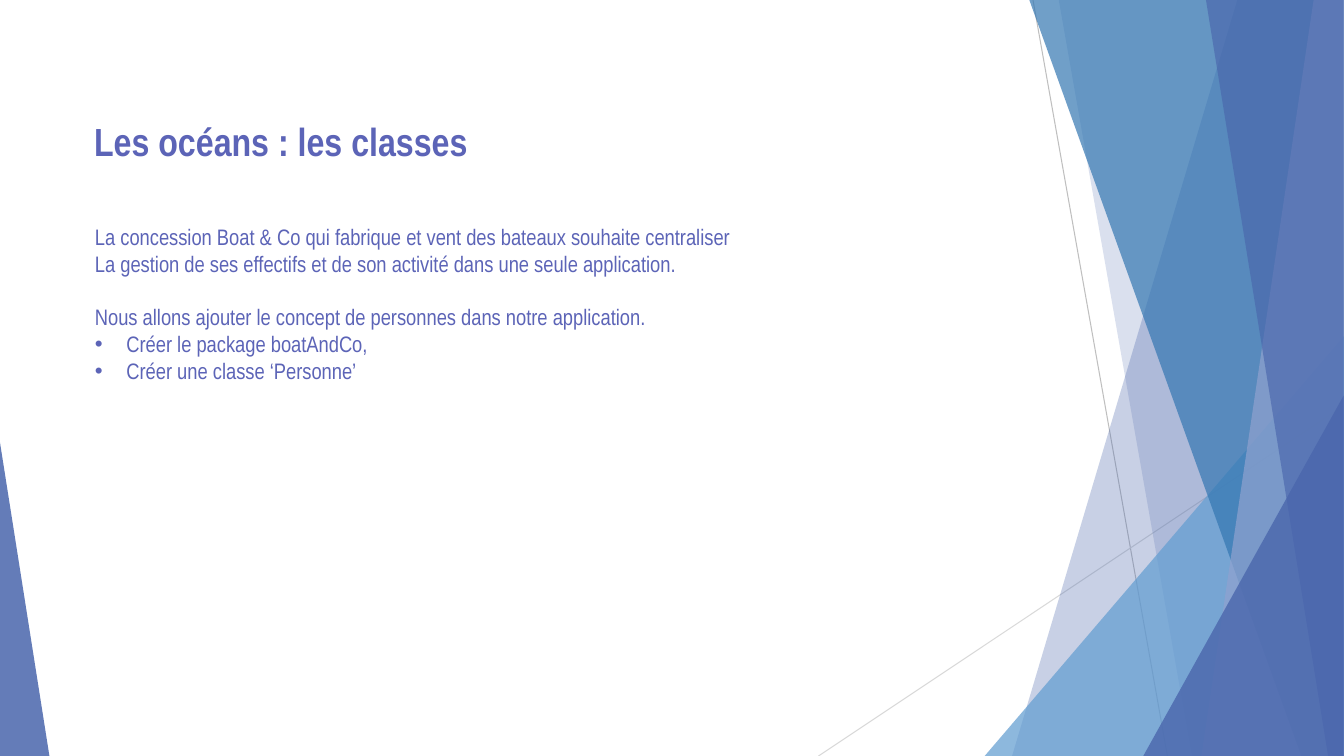
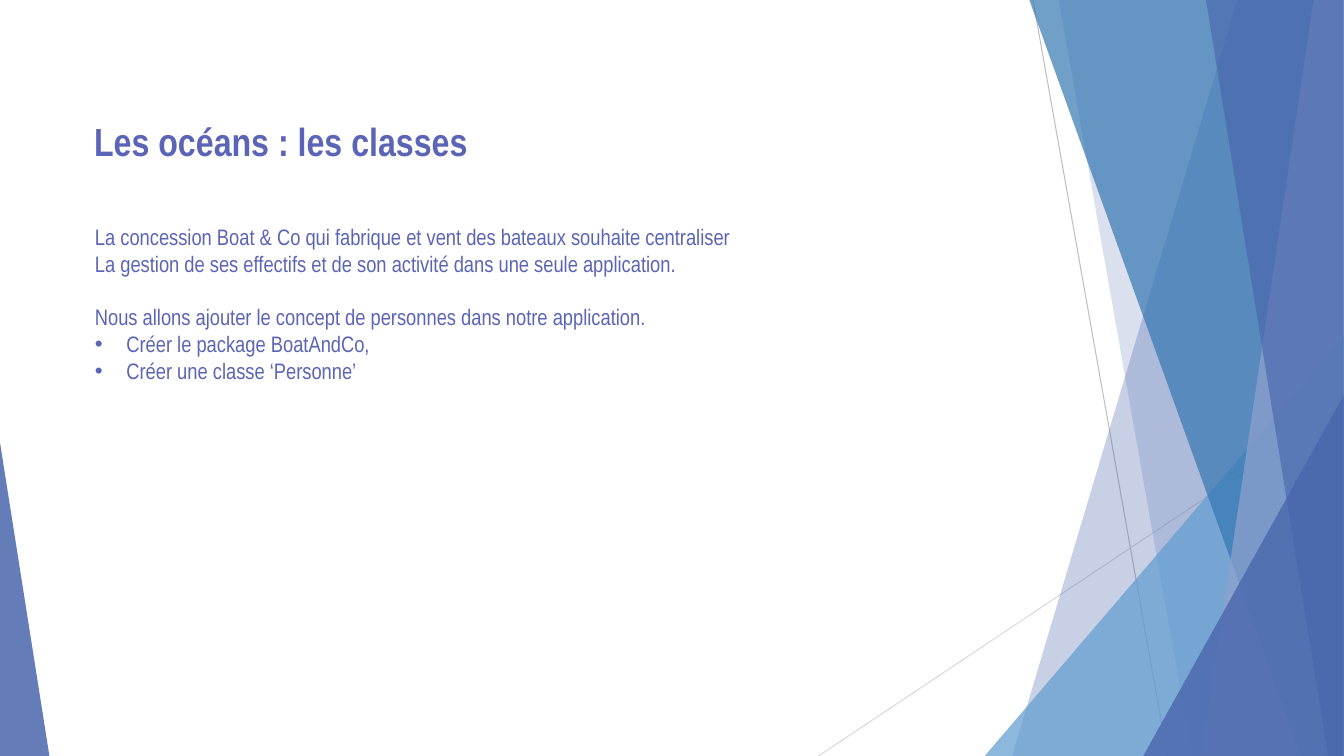
Before and after one commit to LucxxM/CoursAfpaFredBackUp, a slide deck: slide 9 of cours/Proget oceans_Exercices.pptx. Drawn at 1344x756 pixels with LibreOffice and Linux fonts; fonts in the diff are those of the drawing. Boxes give left, top, right and bottom in pixels: in the first picture for what was removed or moved away, otherwise in the second. Text is boxed around its words. In the diff, an @@ line names an element or a change of style, - is before the commit and + after.

```diff
--- a/cours/Proget oceans_Exercices.pptx
+++ b/cours/Proget oceans_Exercices.pptx
@@ text at (126, 335, 370, 357): text changed @@
-• Créer le package boatAndCo,
+• Créer le package BoatAndCo,
```
Also in this commit, not shown: 3 other slides changed, 11 slides added, 21 other files.
